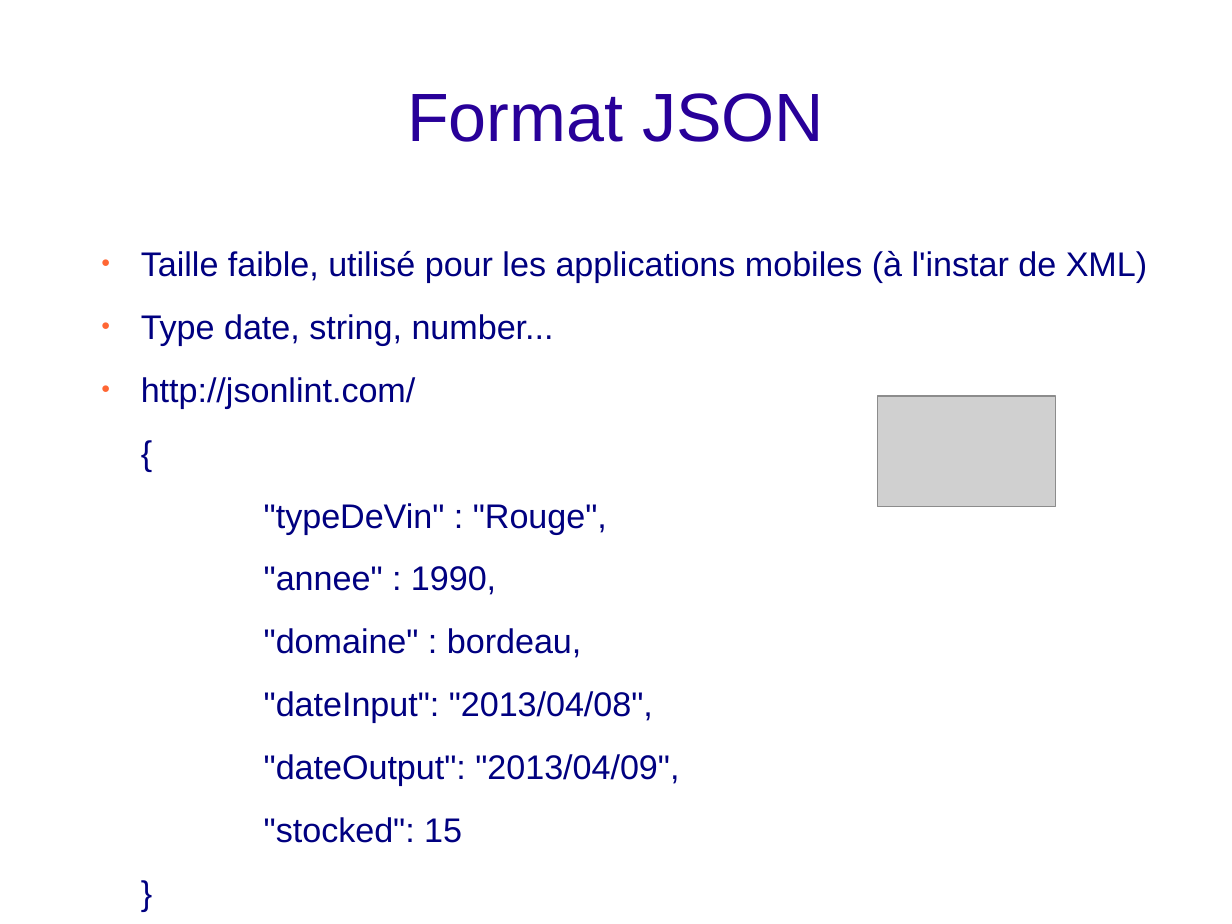
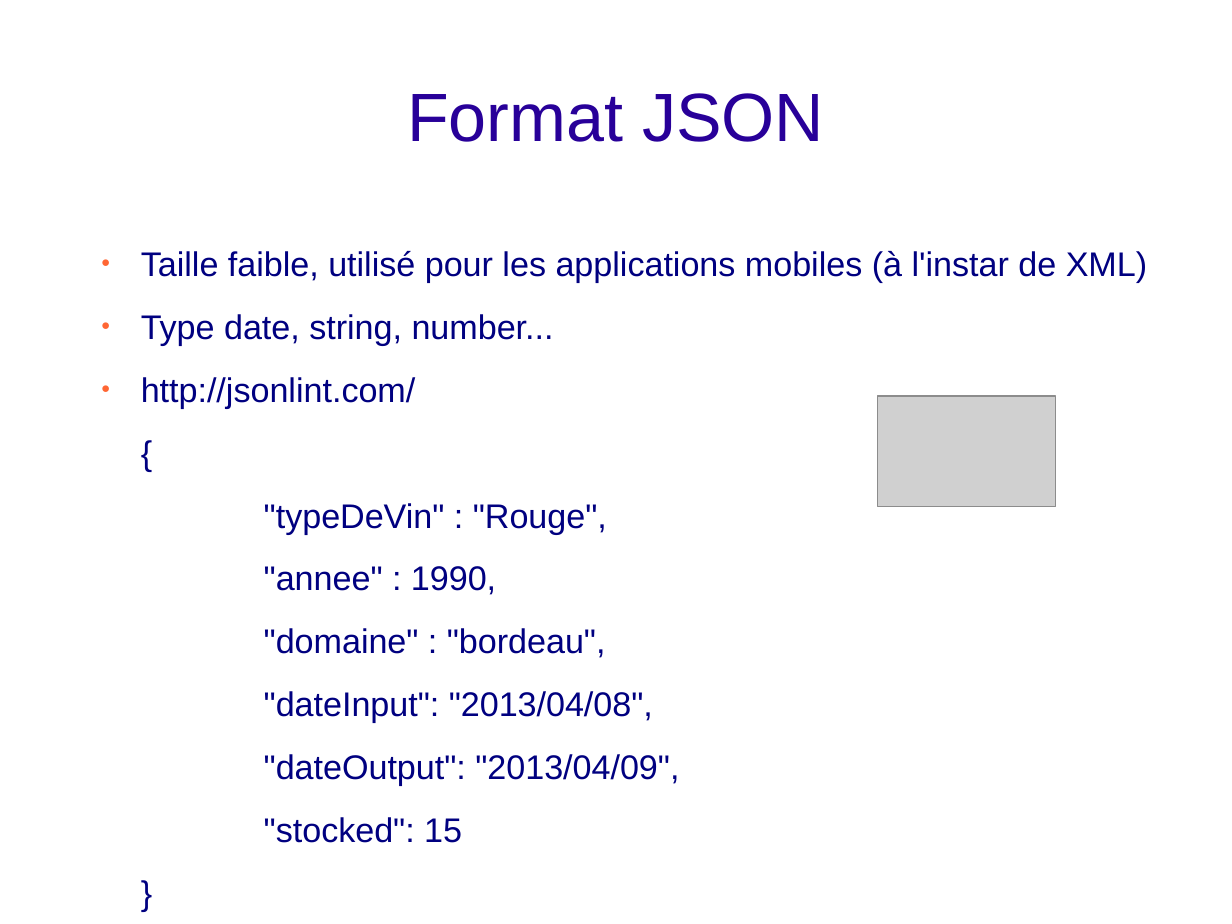
Before and after one commit to bigoud/e-cave, a slide deck: slide 12 of Presentation.odp. Drawn at 1232x924 pixels with LibreOffice and Linux fonts; fonts in the diff are those of the drawing; grey boxes stand for pictures; background and template pictures are left out. Boxes give left, top, right and bottom in pixels: in the first picture for what was removed or moved away, otherwise in the second. Text is boxed around its words. In the diff, an @@ line names an element or a change of style, - is before the commit and + after.

```diff
--- a/Presentation.odp
+++ b/Presentation.odp
@@ text at (x1=264, y1=628, x2=606, y2=658): text changed @@
-"domaine" : bordeau,
+"domaine" : "bordeau",
```
Also in this commit, not shown: 1 other slide changed, 1 slide added, 1 other file.
